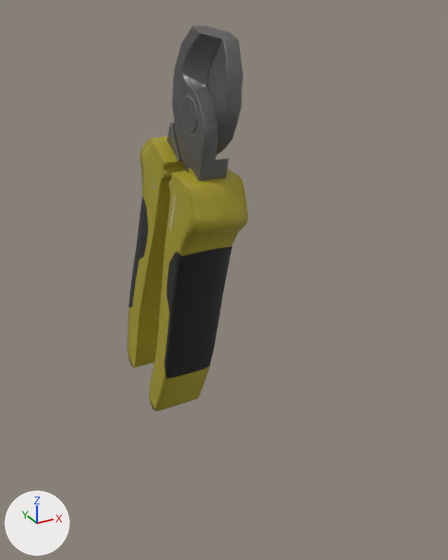
What one commit did to the FBX model Models/KnipTang/Wire Cutter.fbx.
Rendered twice from a 50 mm lens placed at (-0.0938, -0.185, 0.0864), pointed at (0.0051, -0.0053, -0.0035). The lights are fixed; the arrows at lower left show +X, +Y and +Z. Where no turn or scale is listed for an object, it has been applied to the vertices.

In view in the first picture: 'Knip Left.Low', 'Knip Right.Low'.
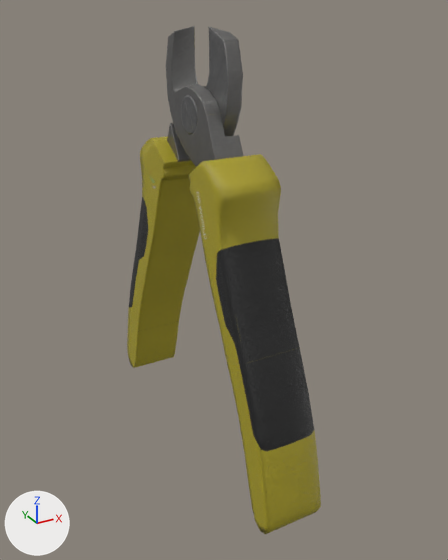
Where the newer file only moved an object's origin or applied its transform, the numbers keep the older frame.

The change, as JSON lines over the scene's bpy script:
```json
{"block": "me_plane_013", "where": "# used by ob_knip_left_low; location = (0.0042, 0.0001, 0.0545)"}
{"op": "remove", "block": "me_plane_013", "code": "me_plane_013.from_pydata(...)  # 185 vertices, 105 faces; spans x -0.014..0.006, y -0.017..0.062, z -0.124..0.027"}
{"op": "add", "block": "me_plane_013", "code": "me_plane_013.from_pydata(...)  # 370 vertices, 210 faces; spans x -0.014..0.006, y -0.062..0.062, z -0.124..0.027"}
{"block": "me_plane_013", "change": "me_plane_013 part 1: the loose piece of 104 vertices spanning x -0.014..0.006, y 0.009..0.062, z -0.124..-0.01 is copied, and the copy is mirrored in y about the mesh origin, in mat_right_part_2k; it spans x -0.014..0.006, y -0.062..-0.009, z -0.124..-0.01"}
{"block": "me_plane_013", "change": "me_plane_013 part 2"}
{"block": "me_plane_013", "change": "3 faces are deleted"}
{"block": "me_plane_013", "change": "60 vertices are added at x -0.009..0.001, y -0.018..0.017, z -0.017..0.026"}
{"block": "me_plane_013", "change": "21 new vertices lie (0.005, 0.0, 0.0) away from vertices in x -0.009..-0.004, y -0.015..0.017, z -0.016..0.023"}
{"block": "me_plane_013", "change": "51 new faces join them, mat_right_part_2k"}
{"block": "me_plane_013", "change": "3 new faces join them, mat_left_part_2k"}
{"op": "add", "block": "me_plane_013", "code": "me_plane_013.materials.append(mat_right_part_2k)"}
{"op": "remove", "block": "ob_knip_right_low", "code": ["ob_knip_right_low = bpy.data.objects.new('Knip Right.Low', me_plane_012)", "ob_knip_right_low.location = (-0.0041, 0.0, 0.0545)"]}
```

Location of each change, (x1, y1, x2, y2) in pixels of the pictures (448 x 560 px):
```json
{"object": "Knip Left.Low", "change": "reshaped", "before": [127, 27, 243, 368], "after": [127, 26, 321, 534], "on screen": "67% wider, 49% taller"}
{"object": "Knip Right.Low", "change": "deleted", "before": [149, 25, 248, 411]}
{"part": 1, "of": "me_plane_013", "change": "added", "after": [189, 154, 321, 534]}
{"part": 2, "of": "me_plane_013", "change": "built on", "before": [207, 39, 228, 155], "after": [166, 26, 243, 167]}
```
